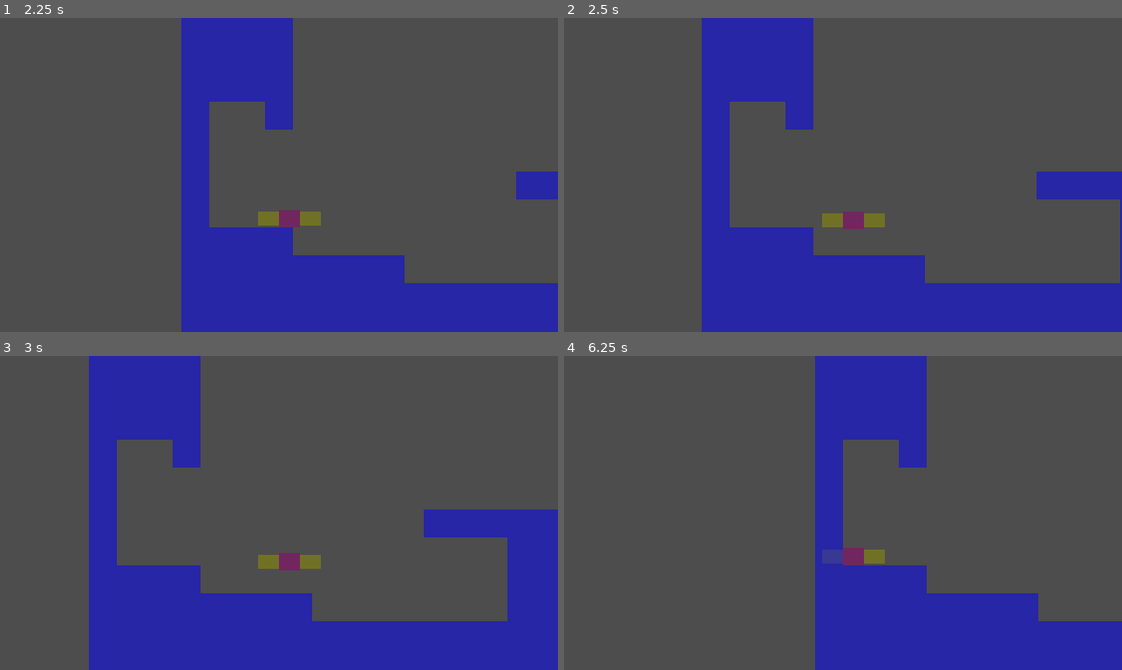
Above: before the commit, frames 1-4 (two rows, left to right).
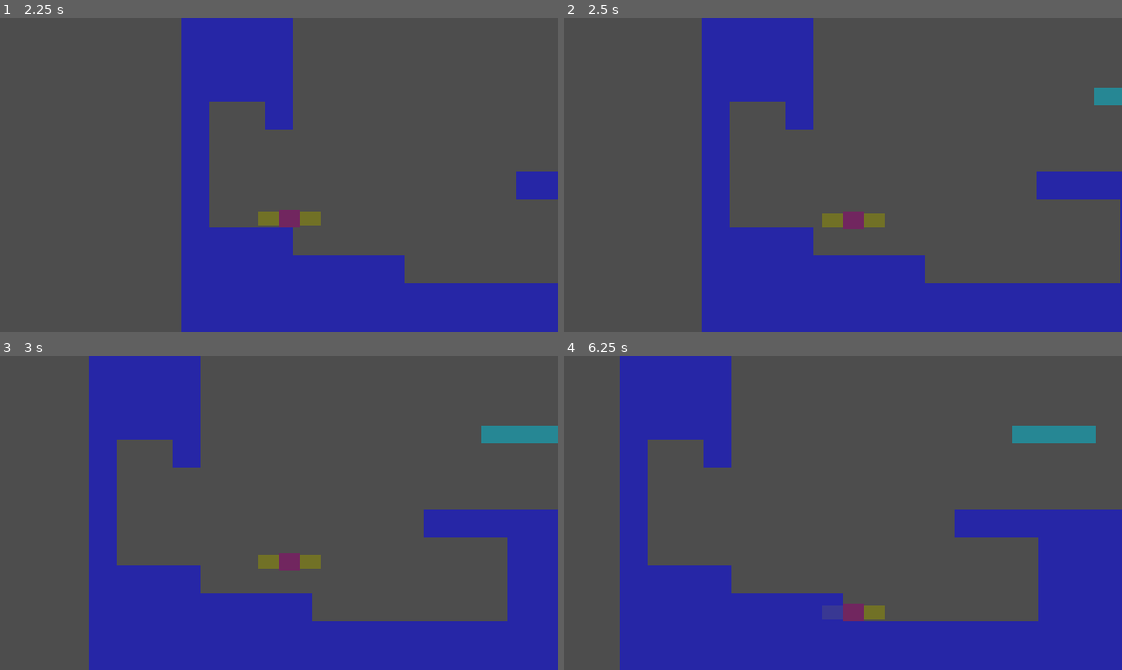
Above: after the commit, the same moments.

Repository: dotconny/Raven-Come-Home
Game: Godot game, scene res://UI/mainmenu/main_menu.tscn
The game is run twice, just before and just after one commit, with the same random seed, the same clock (stepped at 60 frames per second) and the same inputs.
Inputs:
- Up to frame 1 (2.25 s): click "LevelSelect" at 0.5 s; click "level1" at 1.25 s; tap Enter at 2 s; hold Right (ui_right) from 2.03 s (still down); hold C (poke) from 2.03 s (still down)
- Up to frame 2 (2.5 s): keep holding Right (ui_right); keep holding C (poke); tap X (flap) at 2.27 s; tap Z (jump) at 2.3 s
- Up to frame 3 (3 s): tap X (flap) at 2.57 s; release Right (ui_right) at 2.78 s; release C (poke) at 2.78 s; hold Left (ui_left) from 2.78 s (still down); tap Z (jump) at 2.85 s
- Up to frame 4 (6.25 s): tap X (flap) at 3.02, 3.32, 4.52, 4.82, 5.27, 5.57, 6.02 s; tap C (poke) at 3.05, 4.35, 5.85 s; release Left (ui_left) at 3.53 s; hold C (poke) 3.53-4.28 s; hold Right (ui_right) 3.53-5.03 s; tap Z (jump) at 3.8 s; hold Z (jump) 5.03-5.78 s; hold Left (ui_left) from 5.03 s (still down)

Frame 1 is identical in both runs. In frame 2, 0.3% of the frame differs, in the area x 95-100%, y 22-28%; in frame 3, 0.8%; in frame 4, 39%, in the area x 10-100%, y 0-100%.

Commit message:
tons of changes to the movement abilities, moving objects are WIP

Diff:
--- a/entities/player.gd
+++ b/entities/player.gd
@@ -48,7 +48,7 @@
 		local_poke_counter = poke_counter
 		$pokebuffer.timeout.emit()
 
-	if grounded && jumping:
+	if grounded && Input.is_action_just_pressed("jump"):
 		jump()
 	elif $jumphold.time_left >0:
 		if jumping:
@@ -83,7 +83,7 @@
 			$"post-flap-hold".timeout
 
 	if Game.check_left_poke_collision(self, Vector2(sign(velocity.x*delta),0)) || Game.check_right_poke_collision(self, Vector2(sign(velocity.x*delta),0)):
-		if Input.is_action_pressed("poke") && !poking && poke_buffer && local_poke_counter > 0:
+		if Input.is_action_just_pressed("poke") && !poking && poke_buffer && local_poke_counter > 0:
 			$poketimer.start()
 			flaps_counted = flap_counter
 			poking = true
@@ -94,7 +94,7 @@
 				rpoke = true
 
 	if poking:
-		if jumping && $poketimer.time_left > 0:
+		if Input.is_action_just_pressed("jump") && $poketimer.time_left > 0:
 			temppoker = lpoke
 			temppokel = rpoke
 			pokejumpbuffer = true
@@ -110,6 +110,11 @@
 			lpoke = false
 			$poketimer.timeout.emit()
 			#$"flap delay".timeout.emit()
+		elif Input.is_action_just_pressed("poke") && $poketimer.time_left < 1.8:
+			poking = false
+			rpoke = false
+			lpoke = false
+			$poketimer.timeout.emit()
 		if $poketimer.time_left > 0:
 			velocity.y = 0
 			velocity.x = move_toward(velocity.x, 0, freeze*delta)
@@ -176,3 +181,9 @@
 	temppokel = false
 	temppoker = false
 	pokejumpbuffer = false
+
+func is_riding(solid,offset):
+	return !hitbox.intersects(solid.hitbox, Vector2.ZERO) && hitbox.intersects(solid.hitbox, offset)
+
+func squish():
+	print("squished")
--- a/levels/lvl_1.tscn
+++ b/levels/lvl_1.tscn
@@ -1,8 +1,9 @@
-[gd_scene load_steps=4 format=3 uid="uid://dwvy1caik0syd"]
+[gd_scene load_steps=5 format=3 uid="uid://dwvy1caik0syd"]
 
 [ext_resource type="PackedScene" uid="uid://46yyaknh310j" path="res://entities/player.tscn" id="1_lwhl7"]
 [ext_resource type="PackedScene" uid="uid://bkyuy71sjog42" path="res://objects/wall.tscn" id="2_3dri8"]
 [ext_resource type="PackedScene" uid="uid://bgxk3vy766kkv" path="res://entities/camera.tscn" id="3_aowqe"]
+[ext_resource type="PackedScene" uid="uid://btpcf2e1cjb78" path="res://objects/moving_platform.tscn" id="4_65x83"]
 
 [node name="Lvl1" type="Node2D"]
 
@@ -751,3 +752,9 @@
 [node name="camera" parent="." instance=ExtResource("3_aowqe")]
 position = Vector2(160, 90)
 camera_accel = 50
+
+[node name="moving platform" parent="." instance=ExtResource("4_65x83")]
+position = Vector2(208, 40)
+offset = Vector2(0, -48)
+time = 0.5
+delay = 1.0
--- /dev/null
+++ b/objects/moving_platform.gd
@@ -0,0 +1,29 @@
+extends "res://scripts/movingsolids.gd"
+
+@onready var tween = get_tree().create_tween()
+@onready var start = global_position
+@onready var follow = global_position
+
+@export var offset = Vector2.ZERO
+@export var time: float = 2
+@export var delay: float = 3
+
+
+func _ready():
+	init_tween()
+
+func init_tween():
+	#tween.set_loops()
+	#tween.tween_property(self,"global_position",start+offset,time).set_trans(Tween.TRANS_QUAD).set_ease(Tween.EASE_IN_OUT).set_delay(delay)
+	#tween.tween_property(self,"global_position",start,time).set_trans(Tween.TRANS_QUAD).set_ease(Tween.EASE_IN_OUT).set_delay(delay*2)
+	#tween.connect("tween_step", Callable(self, "_on_tween_step"))
+	tween.set_loops()
+	tween.tween_method(Callable(self, "_on_tween_step"),0.0,1.0,time)
+	tween.tween_property(self,"follow",start + offset,time).set_trans(Tween.TRANS_QUAD).set_ease(Tween.EASE_IN_OUT)
+	tween.tween_interval(delay)
+	tween.tween_method(Callable(self, "_on_tween_step"),0.0,1.0,time)
+	tween.tween_property(self,"follow",start,time).set_trans(Tween.TRANS_QUAD).set_ease(Tween.EASE_IN_OUT)
+
+func on_tween_step(onject, key, elapsed, value):
+	var remainder = follow - global_position
+	move_y(follow.y - (global_position.y + remainder.y))
--- /dev/null
+++ b/objects/moving_platform.tscn
@@ -0,0 +1,12 @@
+[gd_scene load_steps=3 format=3 uid="uid://btpcf2e1cjb78"]
+
+[ext_resource type="Script" path="res://objects/moving_platform.gd" id="1_8u15g"]
+[ext_resource type="PackedScene" uid="uid://cutwftweeyuxl" path="res://objects/hitbox.tscn" id="2_8y446"]
+
+[node name="moving platform" type="Node2D"]
+script = ExtResource("1_8u15g")
+
+[node name="hitbox" parent="." instance=ExtResource("2_8y446")]
+width = 48
+height = 10
+color = Color(0, 0.756961, 0.863948, 0.5)
--- /dev/null
+++ b/scripts/Movingbox.gd
@@ -0,0 +1,11 @@
+extends Node
+
+
+# Called when the node enters the scene tree for the first time.
+func _ready() -> void:
+	pass # Replace with function body.
+
+
+# Called every frame. 'delta' is the elapsed time since the previous frame.
+func _process(delta: float) -> void:
+	pass
--- a/scripts/game.gd
+++ b/scripts/game.gd
@@ -28,3 +28,14 @@
 		if entity.hitbox.intersects(camera.hitbox, offset):
 			return camera.name
 	return false
+
+func get_all_actors():
+	return get_tree().get_nodes_in_group("Actors")
+
+func get_all_riding_actors(solid):
+	var riders: Array
+	var actors = get_tree().get_nodes_in_group("Actors")
+	for actor in actors:
+		if actor.is_riding(solid, Vector2.DOWN):
+			riders.append(actor)
+	return riders
--- a/scripts/movement.gd
+++ b/scripts/movement.gd
@@ -2,6 +2,9 @@
 class_name movement
 
 var remainder = Vector2.ZERO
+
+func _ready():
+	add_to_group("Actors")
 
 func move_x(amount, callback):
 	remainder.x += amount
--- /dev/null
+++ b/scripts/movingsolids.gd
@@ -0,0 +1,19 @@
+extends "res://wall.gd"
+
+var remainder = Vector2.ZERO
+
+func move_y(amount):
+	remainder.y += amount
+	var move = round(remainder.y)
+	if(move!= 0):
+		var riders = Game.get_all_riding_actors(self)
+		remainder.y -= move
+		global_position.y += move
+		for actor in Game.get_all_actors():
+			if hitbox.intersects(actor.hitbox, Vector2.ZERO):
+				if move>0:
+					actor.move_y_exact(hitbox.bottom - actor.hitbox.top, Callable(actor, "squish"))
+				else:
+					actor.move_y_exact(hitbox.top - actor.hitbox.bottom, Callable(actor, "squish"))
+			elif riders.has(actor):
+				actor.move_y_exact(move, null)
